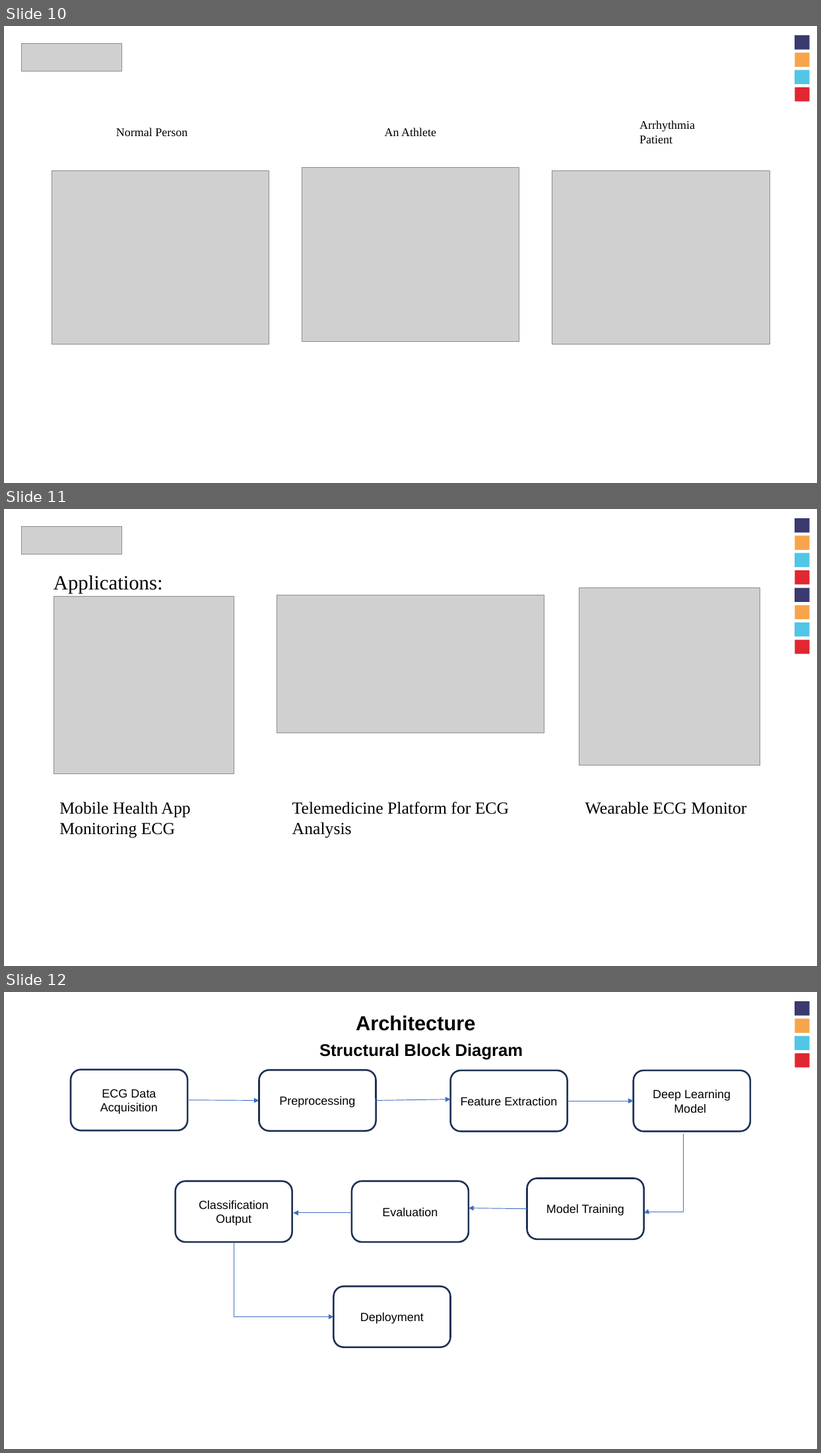
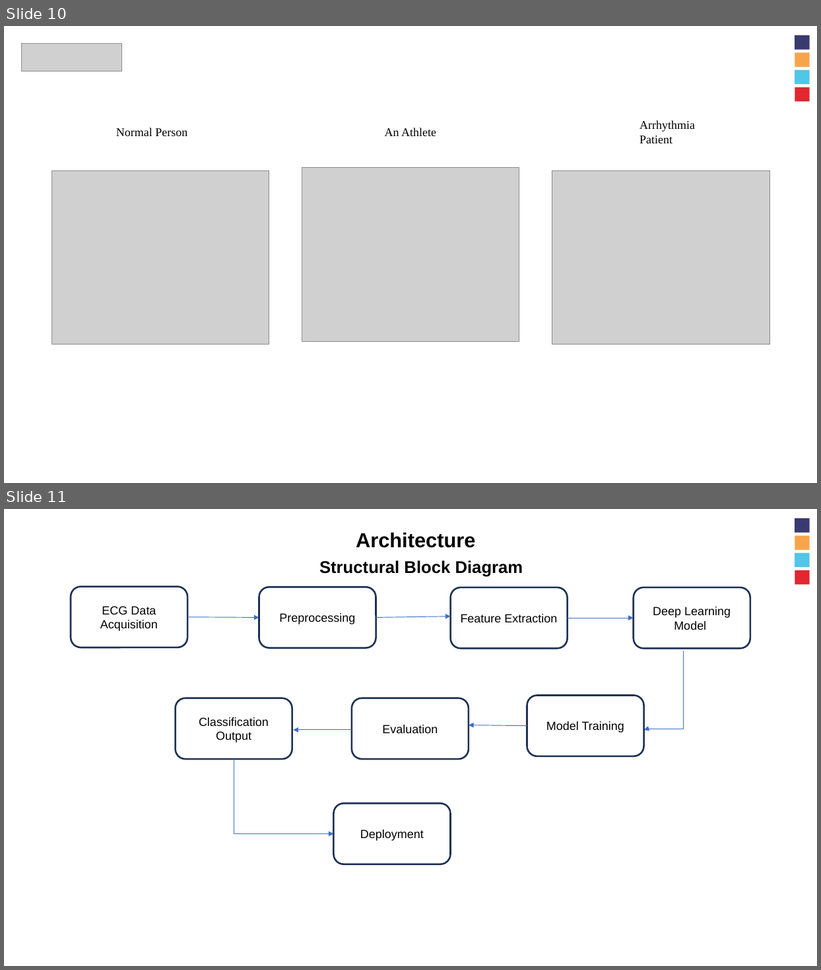
Before and after one commit to aakashbm/EECE_project_template, a slide deck: ECG_Arrhythmia_Capstone.pptx. Shown one above the other, each under a label of ours: slides 10, 11 and 12 before the commit, slides 10 and 11 after it. The pictures are 821x1453 and 821x970 pixels, drawn with LibreOffice and Linux fonts; fonts in the diff are those of the drawing; grey boxes stand for pictures; background and template pictures are left out. Boxes give left, top, right and bottom in pixels: in the first picture for what was removed or moved away, otherwise in the second. Text is boxed around its words. In the diff, an @@ line names an element or a change of style, - is before the commit and + after.

```diff
--- a/ECG_Arrhythmia_Capstone.pptx
+++ b/ECG_Arrhythmia_Capstone.pptx
@@ slide 11 removed at [4,509,817,966], background #FFFFFF; not listed: 4 template elements that a slide beside it also shows @@
@@ picture removed at [22,526,122,554] @@
@@ text removed at [54,575,163,593] @@
-Applications:
@@ picture removed at [580,588,760,765] @@
@@ group removed at [795,588,810,654]: 4 rectangles @@
@@ picture removed at [54,596,234,774] @@
@@ picture removed at [277,595,545,733] @@
@@ text removed at [59,802,190,838] @@
-Mobile Health App Monitoring ECG
@@ text removed at [292,802,509,838] @@
-Telemedicine Platform for ECG Analysis
@@ text removed at [585,802,746,815] @@
-Wearable ECG Monitor
@@ what was slide 12 is now slide 11 @@
```
Also in this commit, not shown: 6 slides added, 1 other slide removed.
